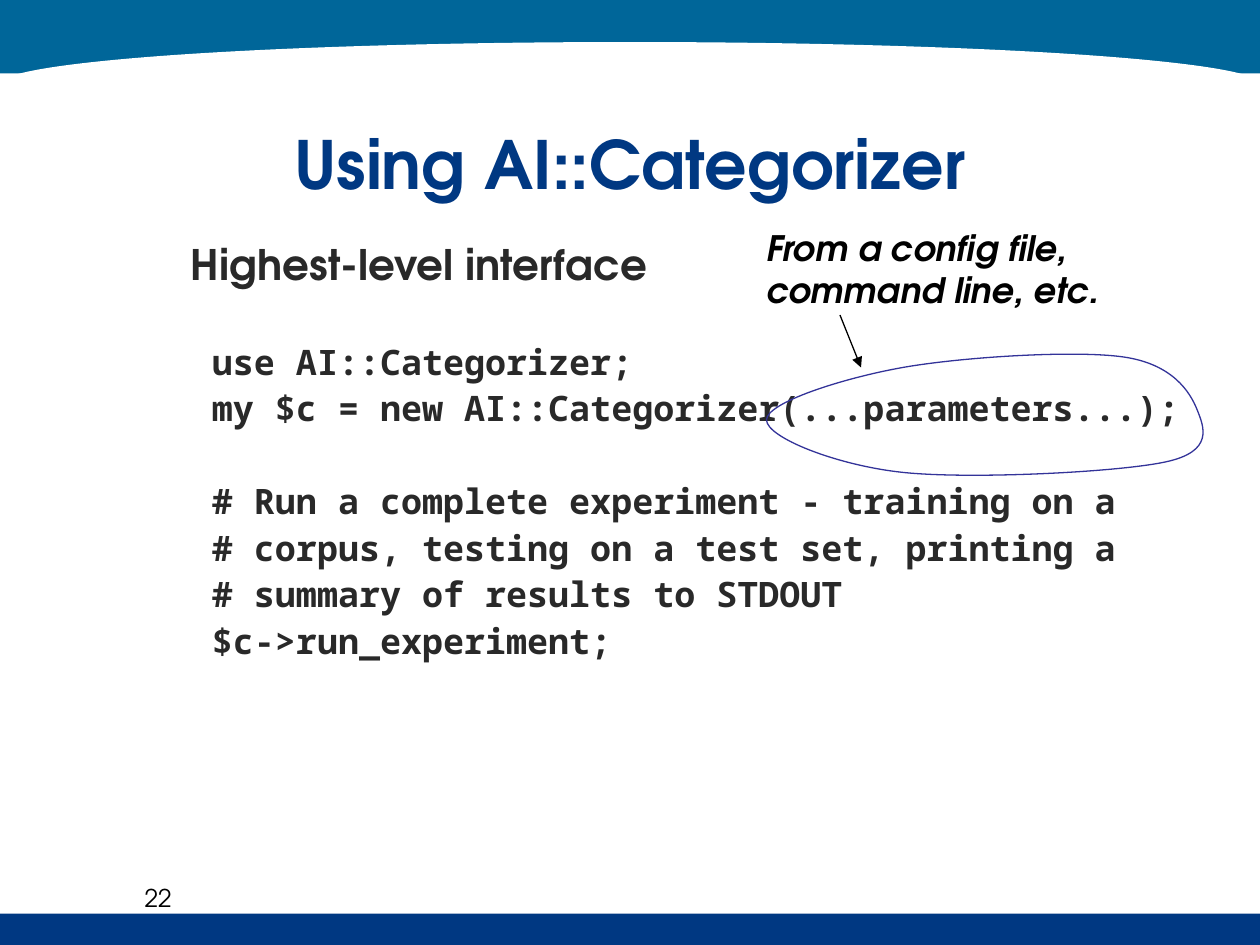
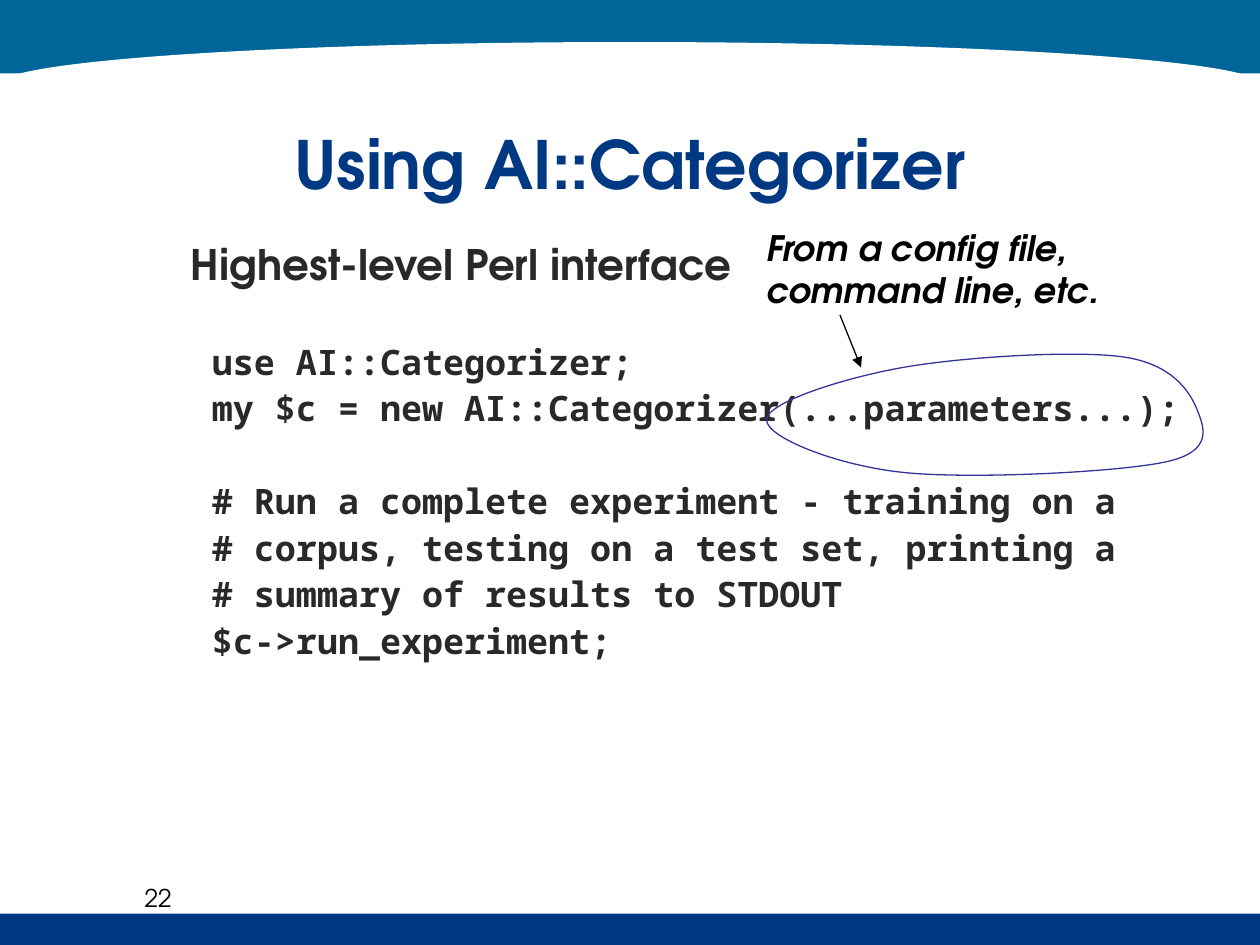
Before and after one commit to kenahoo/tcframe, a slide deck: slide 22 of doc/Thesis Seminar.ppt. Drawn at 1260x945 pixels with LibreOffice and Linux fonts; fonts in the diff are those of the drawing; background and template pictures are left out. Boxes give left, top, right and bottom in pixels: in the first picture for what was removed or moved away, otherwise in the second. Text is boxed around its words. In the diff, an @@ line names an element or a change of style, - is before the commit and + after.

```diff
--- a/doc/Thesis Seminar.ppt
+++ b/doc/Thesis Seminar.ppt
@@ text at (191, 247, 732, 290): text changed @@
-Highest-level interface
+Highest-level Perl interface
```
Also in this commit, not shown: 7 other slides changed.
